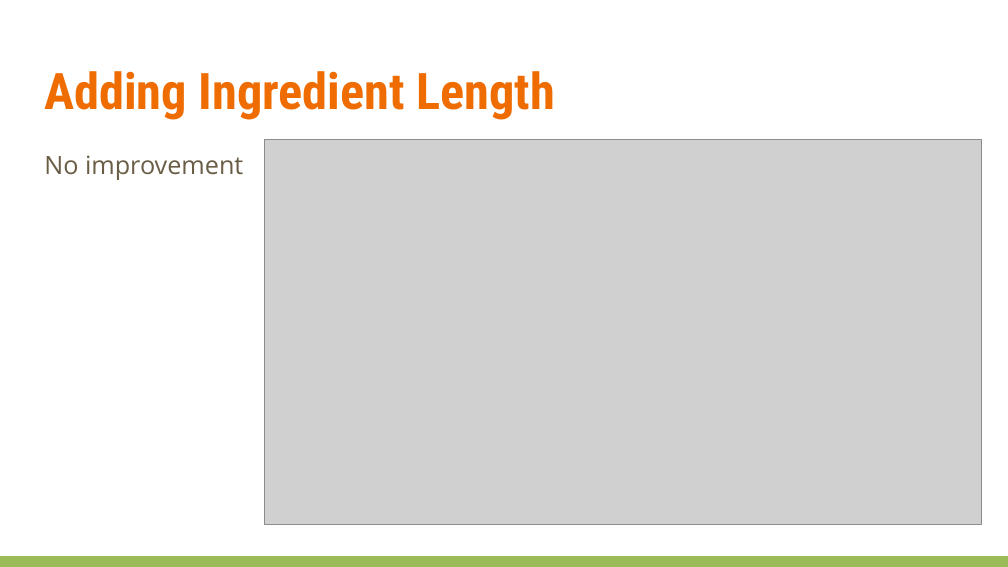
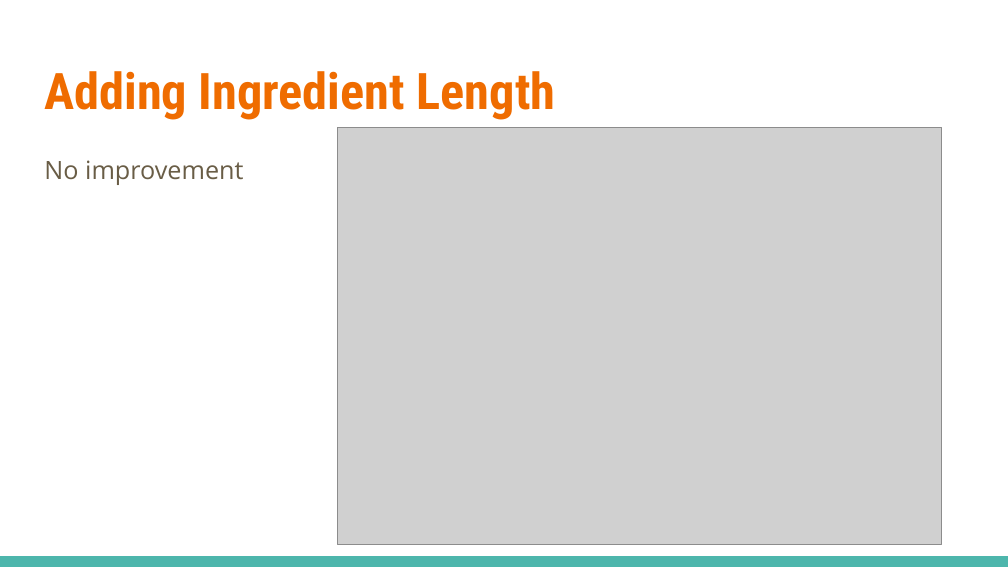
Before and after one commit to bluegrapes/DAT8Coursework, a slide deck: slide 24 of project2/What’s Cooking.pptx (slide 29 before the commit). Drawn at 1008x567 pixels with LibreOffice and Linux fonts; fonts in the diff are those of the drawing; grey boxes stand for pictures. Boxes give left, top, right and bottom in pixels: in the first picture for what was removed or moved away, otherwise in the second. Text is boxed around its words. In the diff, an @@ line names an element or a change of style, - is before the commit and + after.

```diff
--- a/project2/What’s Cooking.pptx
+++ b/project2/What’s Cooking.pptx
@@ text "No improvement" at (x1=44, y1=160, x2=243, y2=185): line spacing 1 to 1.15; more space between paragraphs @@
@@ picture resized from (x1=264, y1=140, x2=982, y2=525) to (x1=337, y1=127, x2=941, y2=544) @@
@@ rectangle at (x1=0, y1=556, x2=1008, y2=567): fill #9BBB59 to #4DB6AC @@
```
Also in this commit, not shown: 23 other slides changed, 3 slides added, 10 slides removed, 1 other file.
